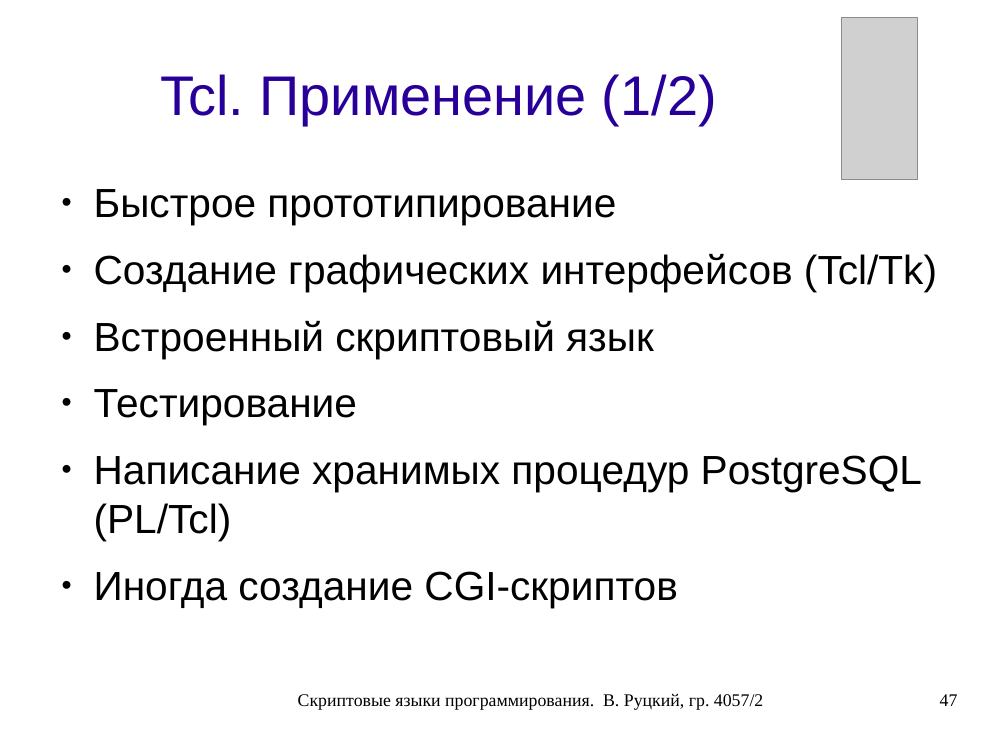
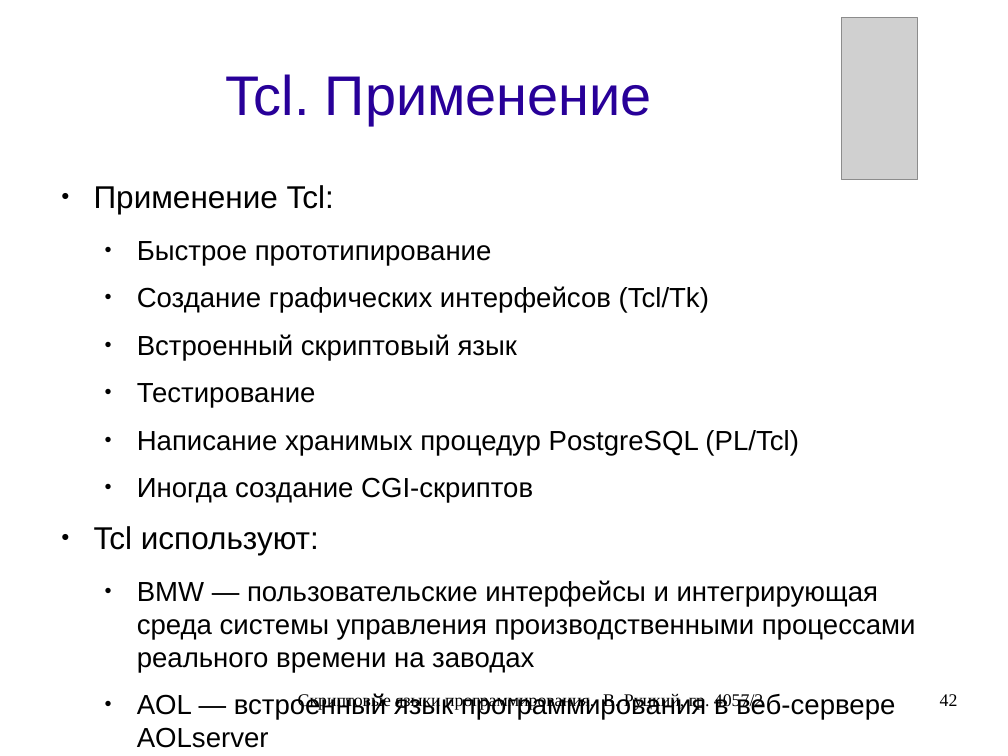
Before and after one commit to rutsky/semester07, a slide deck: slide 42 of Operation_systems/scripting_languages/40572_Rutsky_Scripting_languages.odp (slide 47 before the commit). Drawn at 1008x756 pixels with LibreOffice and Linux fonts; fonts in the diff are those of the drawing; grey boxes stand for pictures. Boxes give left, top, right and bottom in pixels: in the first picture for what was removed or moved away, otherwise in the second. Text is boxed around its words. In the diff, an @@ line names an element or a change of style, - is before the commit and + after.

```diff
--- a/Operation_systems/scripting_languages/40572_Rutsky_Scripting_languages.odp
+++ b/Operation_systems/scripting_languages/40572_Rutsky_Scripting_languages.odp
@@ title at [226, 74, 652, 125]: text changed @@
-Tcl. Применение (1/2)
+Tcl. Применение
@@ text at [94, 185, 334, 214]: paragraph added @@
+● Применение Tcl:
@@ text at [137, 241, 799, 503]: size 32 to 21.7 pt in "Быстрое прототипирование", "Создание графических интерфейсов (Tcl/Tk)", "Встроенный скриптовый язык", "Тестирование" and 2 more places; list level 1 to 2 in "Быстрое прототипирование"; list level 1 to 2 in "Создание графических интерфейсов (Tcl/Tk)"; list level 1 to 2 in "Встроенный скриптовый язык"; list level 1 to 2 in "Тестирование"; list level 1 to 2 in "Написание хранимых процедур PostgreSQL (PL/Tcl)"; list level 1 to 2 in "Иногда создание CGI-скриптов" @@
@@ text at [94, 526, 916, 748]: paragraphs added @@
+● Tcl используют:
+  ● BMW — пользовательские интерфейсы и интегрирующая среда системы управления производственными процессами реального времени на заводах
+  ● AOL — встроенный язык программирования в веб-сервере AOLserver
+  ● Cisco, HP, Motorola — системы тестирования
@@ page number at [940, 694, 958, 706]: text changed @@
-47
+42
```
Also in this commit, not shown: 4 other slides changed, 6 slides removed.
